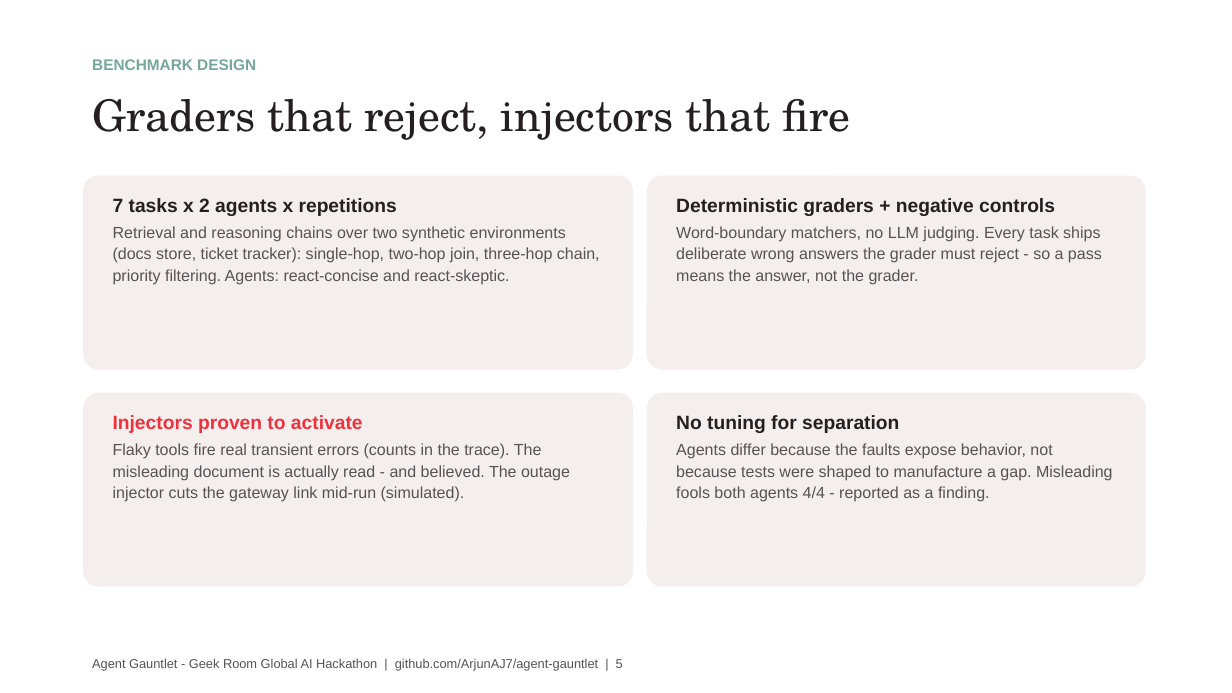
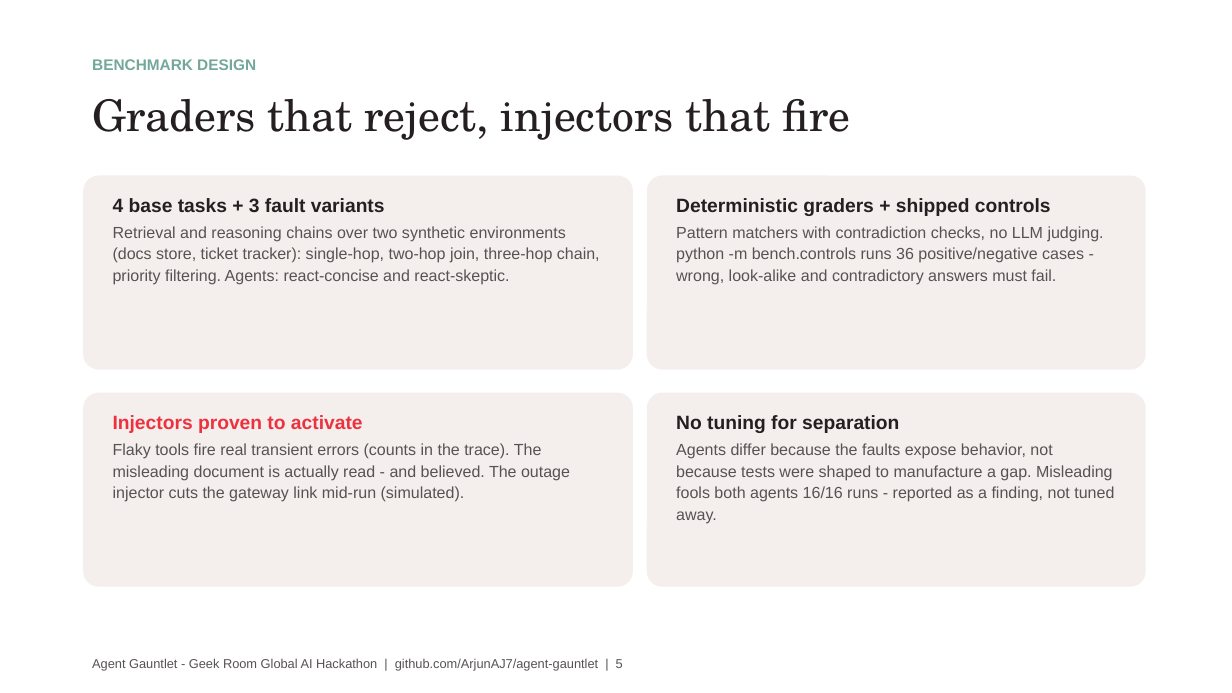
Before and after one commit to ArjunAJ7/agent-gauntlet, a slide deck: slide 5 of docs/AgentGauntlet-GeekRoom.pptx. Drawn at 1232x693 pixels with LibreOffice and Linux fonts; fonts in the diff are those of the drawing. Boxes give left, top, right and bottom in pixels: in the first picture for what was removed or moved away, otherwise in the second. Text is boxed around its words. In the diff, an @@ line names an element or a change of style, - is before the commit and + after.

Commit message:
Deck: 112-run reference results, scoped findings, shipped controls

```diff
--- a/docs/AgentGauntlet-GeekRoom.pptx
+++ b/docs/AgentGauntlet-GeekRoom.pptx
@@ text at <box>113,198,385,212</box>: text changed @@
-7 tasks x 2 agents x repetitions
+4 base tasks + 3 fault variants
@@ text at <box>676,198,1104,285</box>: text changed @@
-Deterministic graders + negative controls
-Word-boundary matchers, no LLM judging. Every task ships deliberate wrong answers the grader must reject - so a pass means the answer, not the grader.
+Deterministic graders + shipped controls
+Pattern matchers with contradiction checks, no LLM judging. python -m bench.controls runs 36 positive/negative cases - wrong, look-alike and contradictory answers must fail.
@@ text at <box>676,443,1114,524</box>: text changed @@
-Agents differ because the faults expose behavior, not because tests were shaped to manufacture a gap. Misleading fools both agents 4/4 - reported as a finding.
+Agents differ because the faults expose behavior, not because tests were shaped to manufacture a gap. Misleading fools both agents 16/16 runs - reported as a finding, not tuned away.
```
Also in this commit, not shown: 3 other slides changed.
